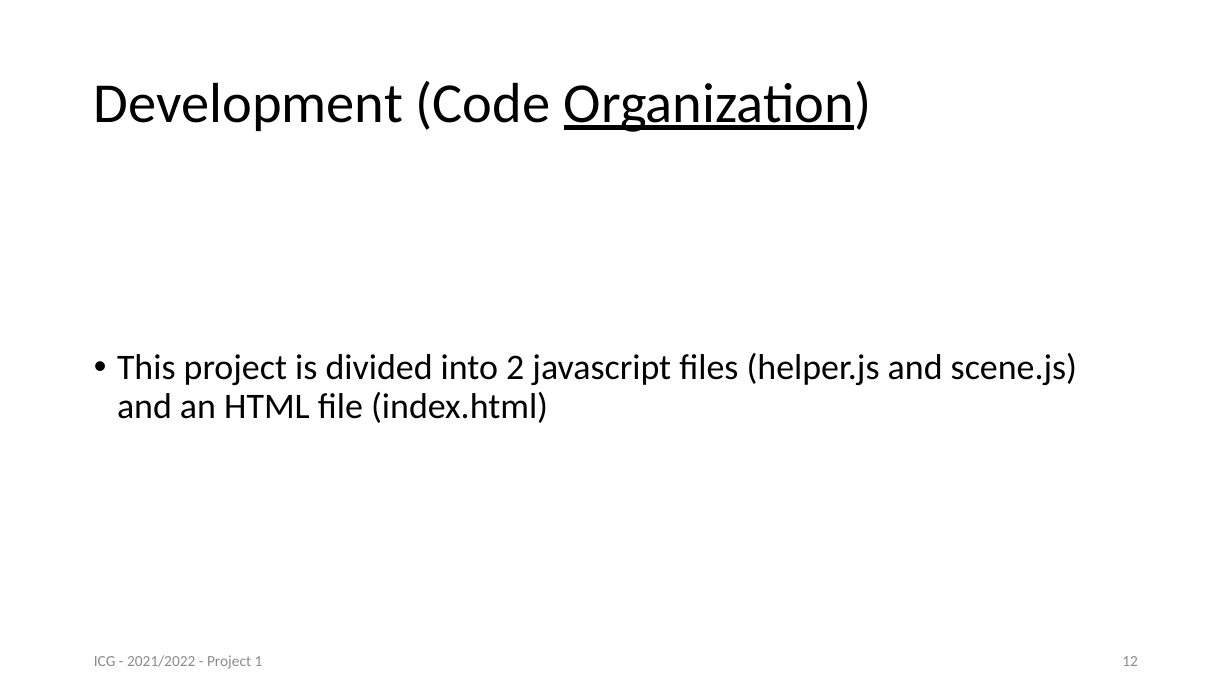
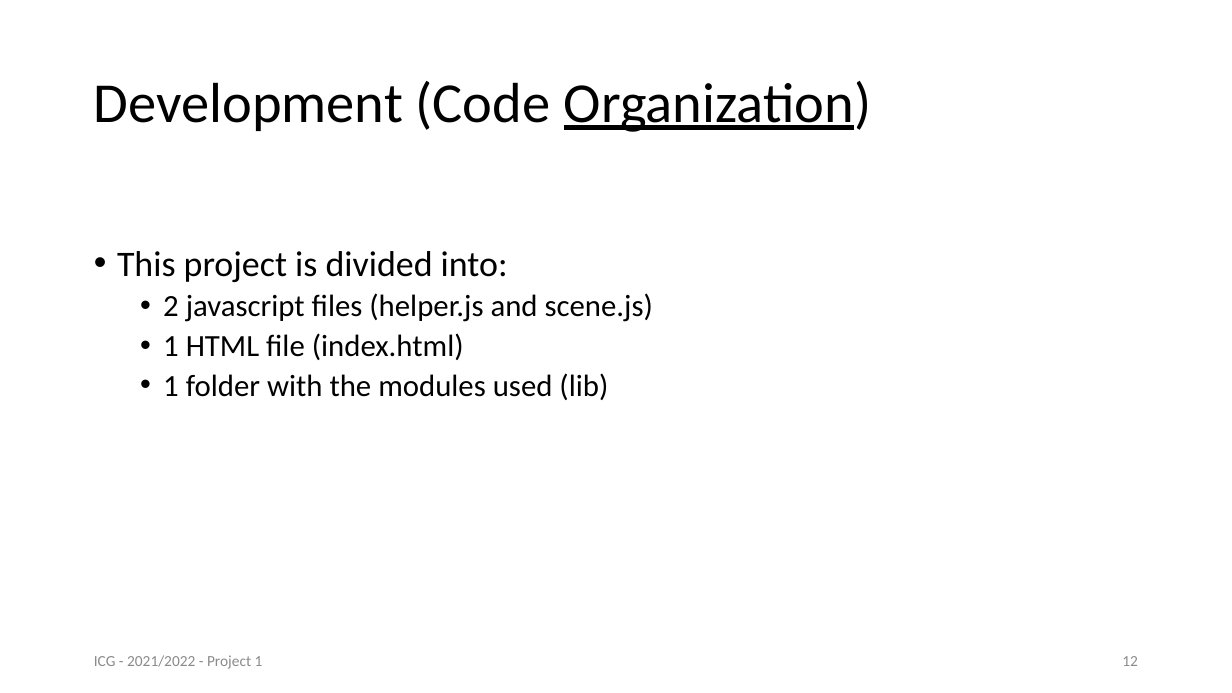
Before and after one commit to Olavo-Estima/ICG_Project1, a slide deck: slide 12 of Projeto1_93249.pptx. Drawn at 1232x693 pixels with LibreOffice and Linux fonts; fonts in the diff are those of the drawing. Boxes give left, top, right and bottom in pixels: in the first picture for what was removed or moved away, otherwise in the second. Text is boxed around its words. In the diff, an @@ line names an element or a change of style, - is before the commit and + after.

```diff
--- a/Projeto1_93249.pptx
+++ b/Projeto1_93249.pptx
@@ text at [117,251,653,400]: text changed; size 28 to 24 pt @@
-• This project is divided into 2 javascript files (helper.js and scene.js) and an HTML file (index.html)
+• This project is divided into:
+  • 2 javascript files (helper.js and scene.js)
+  • 1 HTML file (index.html)
+  • 1 folder with the modules used (lib)
```
Also in this commit, not shown: 5 other slides changed, 1 other file.
